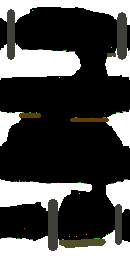
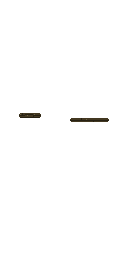
Layered file, before and after one edit (130×260). Changes by layer:
added layer "coalmine visual" above "coalpit01.png copy" over [19, 113, 109, 122]
hid "coalpit01.png copy" over [0, 7, 130, 251]
